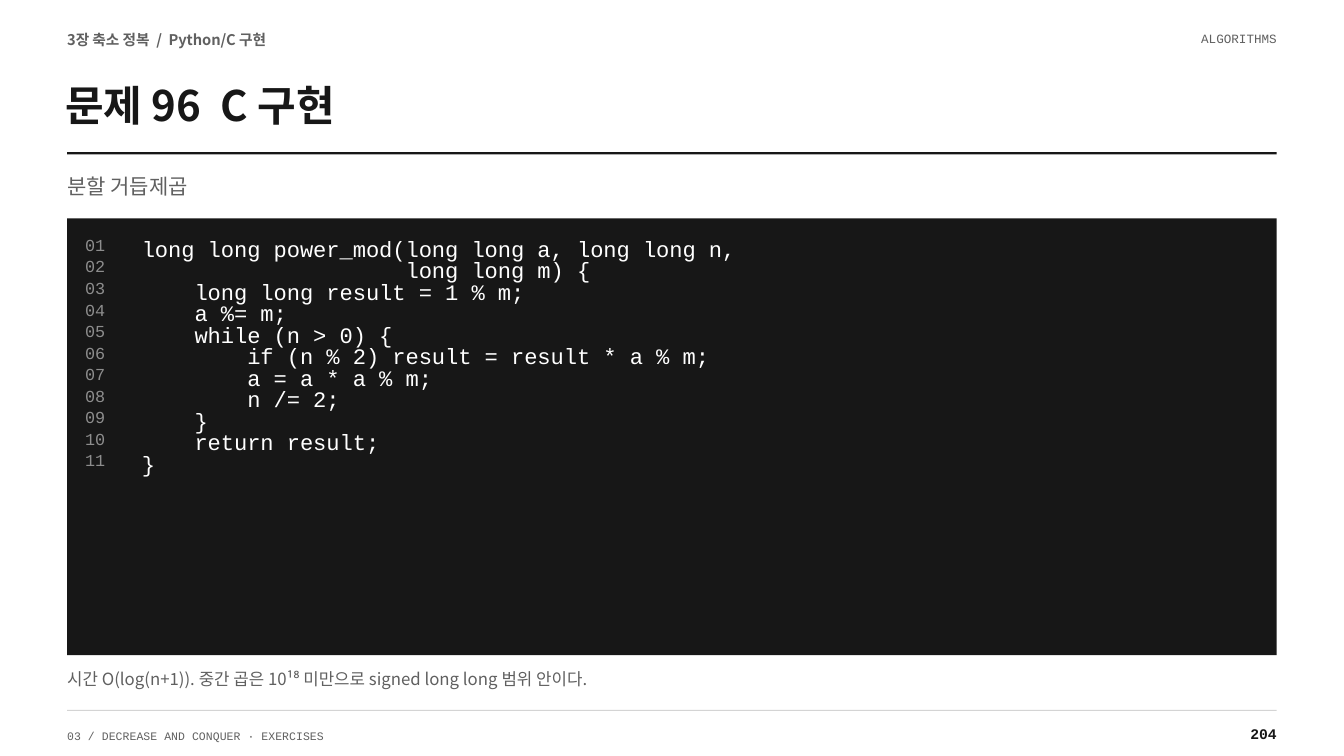
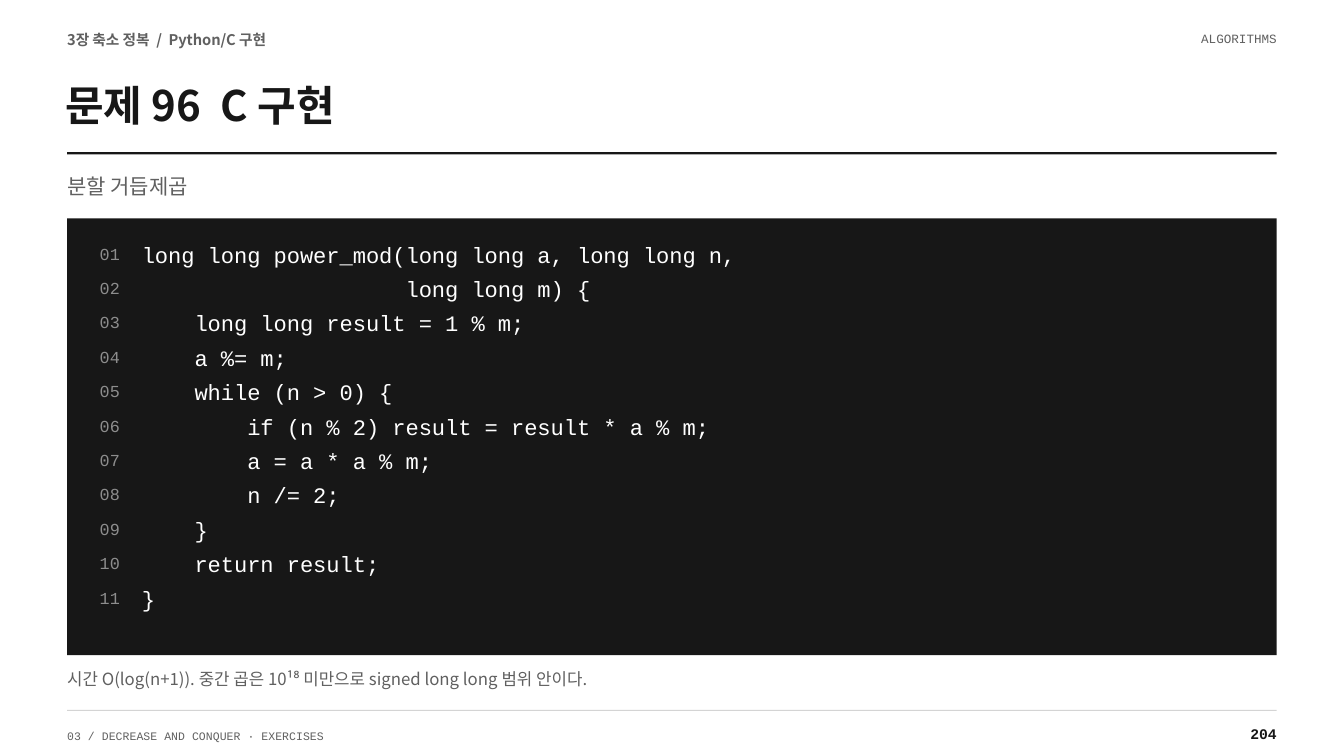
Before and after one commit to Sangdon-Park/Sangdon-Park.github.io, a slide deck: slide 204 of data/알고리즘/3장_연습문제_100문항_수업용.pptx. Drawn at 1344x756 pixels with LibreOffice and Linux fonts; fonts in the diff are those of the drawing. Boxes give left, top, right and bottom in pixels: in the first picture for what was removed or moved away, otherwise in the second. Text is boxed around its words. In the diff, an @@ line names an element or a change of style, - is before the commit and + after.

```diff
--- a/data/알고리즘/3장_연습문제_100문항_수업용.pptx
+++ b/data/알고리즘/3장_연습문제_100문항_수업용.pptx
@@ text "01": place and size @@
-text "01" at (85, 240, 105, 251)
+text "01" at (100, 249, 120, 260)
@@ text "long long m) {": place and size @@
-text "long long m) {" at (406, 262, 563, 283)
+text "long long m) {" at (406, 281, 563, 302)
@@ text "02": place and size @@
-text "02" at (85, 261, 105, 272)
+text "02" at (100, 283, 120, 294)
@@ text "03": place and size @@
-text "03" at (85, 283, 105, 294)
+text "03" at (100, 317, 120, 328)
@@ text "long long result = 1 ...": place and size @@
-text "long long result = 1 ..." at (195, 284, 524, 307)
+text "long long result = 1 ..." at (195, 315, 524, 336)
@@ text "04": place and size @@
-text "04" at (85, 305, 105, 316)
+text "04" at (100, 352, 120, 363)
@@ text "a %= m;": place and size @@
-text "a %= m;" at (195, 309, 286, 328)
+text "a %= m;" at (195, 354, 286, 370)
@@ text "05": place and size @@
-text "05" at (85, 326, 105, 337)
+text "05" at (100, 386, 120, 397)
@@ text "while (n > 0) {": place and size @@
-text "while (n > 0) {" at (195, 327, 366, 350)
+text "while (n > 0) {" at (195, 384, 366, 405)
@@ text "06": place and size @@
-text "06" at (85, 348, 105, 359)
+text "06" at (100, 421, 120, 432)
@@ text "if (n % 2) result ...": place and size @@
-text "if (n % 2) result ..." at (247, 348, 709, 369)
+text "if (n % 2) result ..." at (247, 419, 709, 440)
@@ text "07": place and size @@
-text "07" at (85, 369, 105, 380)
+text "07" at (100, 455, 120, 466)
@@ text "a = a * a ...": place and size @@
-text "a = a * a ..." at (247, 374, 432, 390)
+text "a = a * a ..." at (247, 457, 432, 473)
@@ text "08": place and size @@
-text "08" at (85, 391, 105, 402)
+text "08" at (100, 489, 120, 500)
@@ text "n /= 2;": place and size @@
-text "n /= 2;" at (247, 392, 339, 411)
+text "n /= 2;" at (247, 488, 339, 507)
@@ text "}": place and size @@
-text "}" at (142, 405, 1257, 433)
+text "}" at (142, 508, 1257, 543)
@@ text "09": place and size @@
-text "09" at (85, 412, 105, 423)
+text "09" at (100, 524, 120, 535)
@@ text "10": place and size @@
-text "10" at (85, 434, 105, 445)
+text "10" at (100, 558, 120, 569)
@@ text "return result;": place and size @@
-text "return result;" at (195, 435, 379, 454)
+text "return result;" at (195, 556, 379, 576)
@@ text "11": place and size @@
-text "11" at (85, 455, 105, 466)
+text "11" at (100, 593, 120, 604)
@@ line spacing 1.08 to 1.3 in 22 elements at (142, 247, 735, 268), (406, 281, 563, 302), (195, 315, 524, 336), (100, 249, 120, 260), (195, 354, 286, 370), (100, 283, 120, 294), (195, 384, 366, 405), (100, 317, 120, 328), (247, 419, 709, 440), (100, 352, 120, 363), (247, 457, 432, 473), (100, 386, 120, 397), (247, 488, 339, 507), (100, 421, 120, 432), (100, 455, 120, 466), (100, 489, 120, 500), (195, 556, 379, 576), (100, 524, 120, 535), (100, 558, 120, 569), (100, 593, 120, 604), (142, 508, 1257, 543), (142, 577, 1257, 612) @@
@@ text "}": place and size @@
-text "}" at (142, 449, 1257, 476)
+text "}" at (142, 577, 1257, 612)
```
Also in this commit, not shown: 45 other slides changed, 4 other files.
